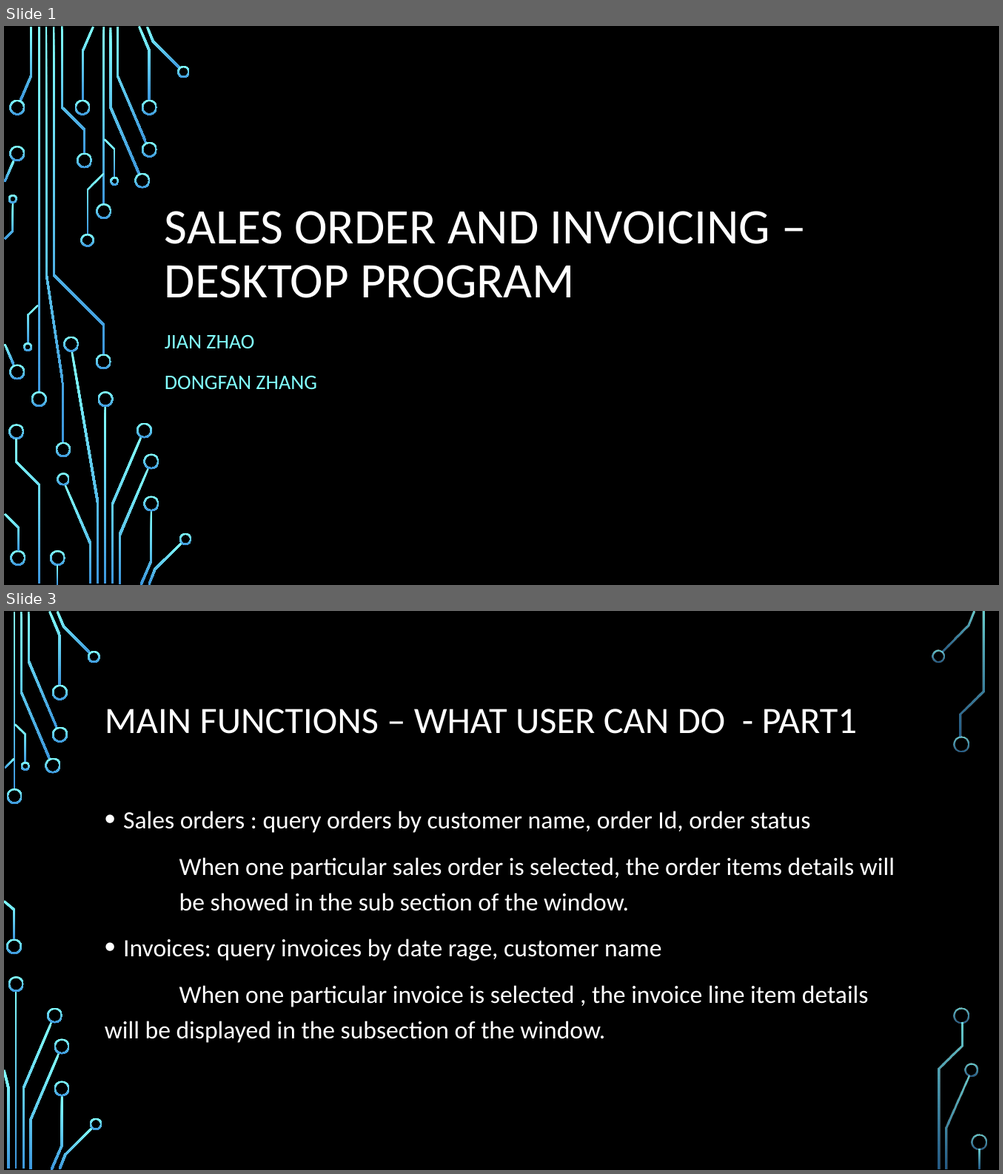
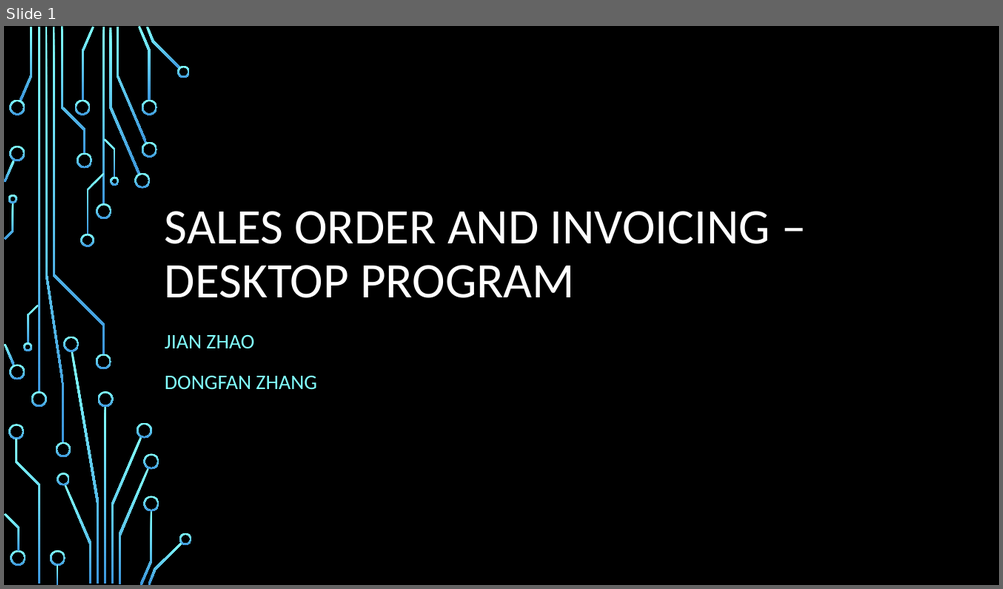
Before and after one commit to zdf22018/project_sales_order_invoicing, a slide deck: Sales Order and invoicing – desktop program.pptx. Shown one above the other, each under a label of ours: slides 1 and 3 before the commit, slide 1 after it; the slides between them are not shown. The pictures are 1003x1174 and 1003x589 pixels, drawn with LibreOffice and Linux fonts; fonts in the diff are those of the drawing; background and template pictures are left out. Boxes give left, top, right and bottom in pixels: in the first picture for what was removed or moved away, otherwise in the second. Text is boxed around its words. In the diff, an @@ line names an element or a change of style, - is before the commit and + after.

Commit message:
ppx updated, fixed the orderstatus count

```diff
--- a/Sales Order and invoicing – desktop program.pptx
+++ b/Sales Order and invoicing – desktop program.pptx
@@ slide 3 removed at box(4, 611, 999, 1170), background picture (left out) @@
@@ title removed at box(105, 709, 856, 734) @@
-MAIN FUNCTIONS – WHAT USER CAN DO - PART1
@@ text removed at box(105, 811, 894, 1043) @@
-• Sales orders : query orders by customer name, order Id, order status
-When one particular sales order is selected, the order items details will be showed in the sub section of the window.
-• Invoices: query invoices by date rage, customer name
-When one particular invoice is selected , the invoice line item details will be displayed in the subsection of the window.
@@ group removed at box(4, 611, 987, 1170): 33 freeform shapes, 3 rectangles @@
```
Also in this commit, not shown: 8 slides changed, 7 slides added, 1 other slide removed, 20 other files.
